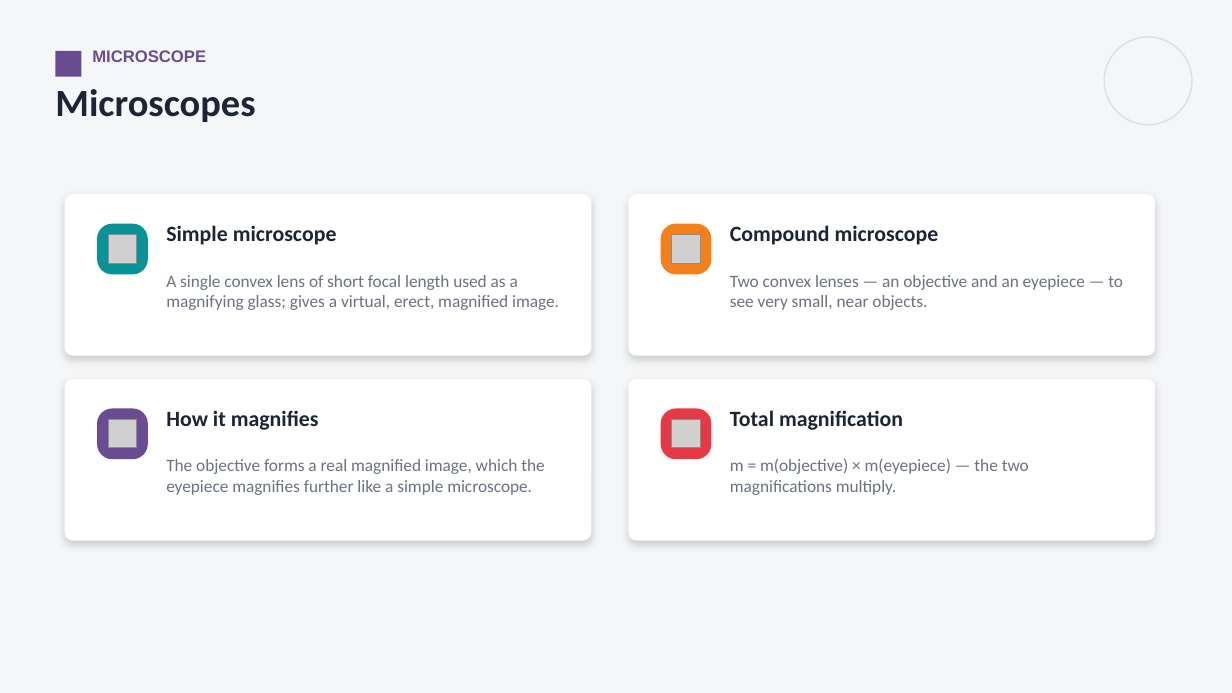
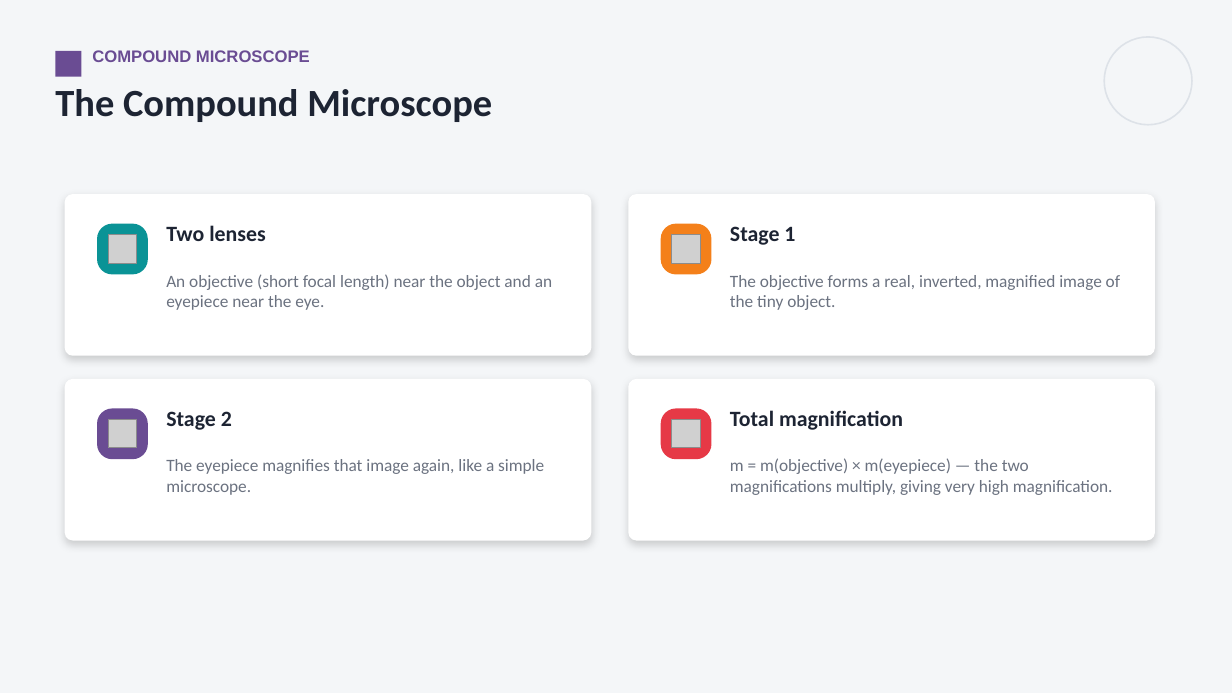
Before and after one commit to parmeshwars2911/MyFirstAR, a slide deck: slide 30 of ppt/TN_Grade10/TN10_S22_Human_Eye.pptx (slide 21 before the commit). Drawn at 1232x693 pixels with LibreOffice and Linux fonts; fonts in the diff are those of the drawing; grey boxes stand for pictures. Boxes give left, top, right and bottom in pixels: in the first picture for what was removed or moved away, otherwise in the second. Text is boxed around its words. In the diff, an @@ line names an element or a change of style, - is before the commit and + after.

```diff
--- a/ppt/TN_Grade10/TN10_S22_Human_Eye.pptx
+++ b/ppt/TN_Grade10/TN10_S22_Human_Eye.pptx
@@ text at [92,50,310,62]: text changed @@
-MICROSCOPE
+COMPOUND MICROSCOPE
@@ text at [55,89,492,122]: text changed @@
-Microscopes
+The Compound Microscope
@@ text at [166,225,265,241]: text changed @@
-Simple microscope
+Two lenses
@@ text at [730,226,795,245]: text changed @@
-Compound microscope
+Stage 1
@@ text at [166,274,552,310]: text changed @@
-A single convex lens of short focal length used as a magnifying glass; gives a virtual, erect, magnified image.
+An objective (short focal length) near the object and an eyepiece near the eye.
@@ text at [730,275,1120,310]: text changed @@
-Two convex lenses — an objective and an eyepiece — to see very small, near objects.
+The objective forms a real, inverted, magnified image of the tiny object.
@@ text at [166,411,232,430]: text changed @@
-How it magnifies
+Stage 2
@@ text at [166,459,544,495]: text changed @@
-The objective forms a real magnified image, which the eyepiece magnifies further like a simple microscope.
+The eyepiece magnifies that image again, like a simple microscope.
@@ text at [730,458,1113,495]: text changed @@
-m = m(objective) × m(eyepiece) — the two magnifications multiply.
+m = m(objective) × m(eyepiece) — the two magnifications multiply, giving very high magnification.
```
Also in this commit, not shown: 10 other slides changed, 10 slides added, 6 other files.
